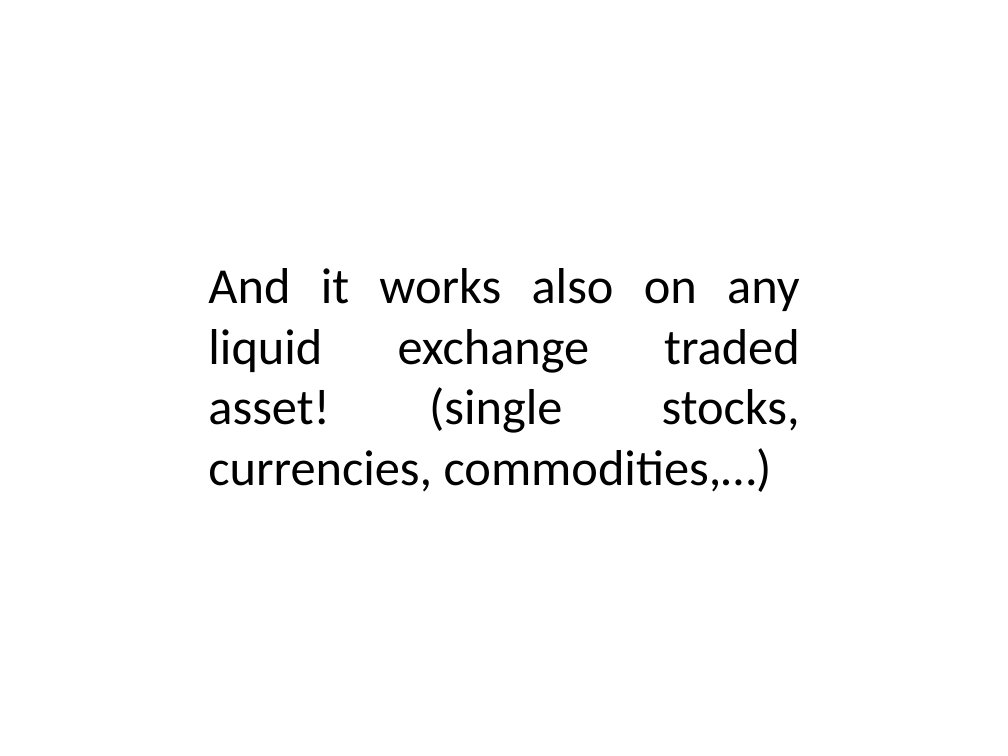
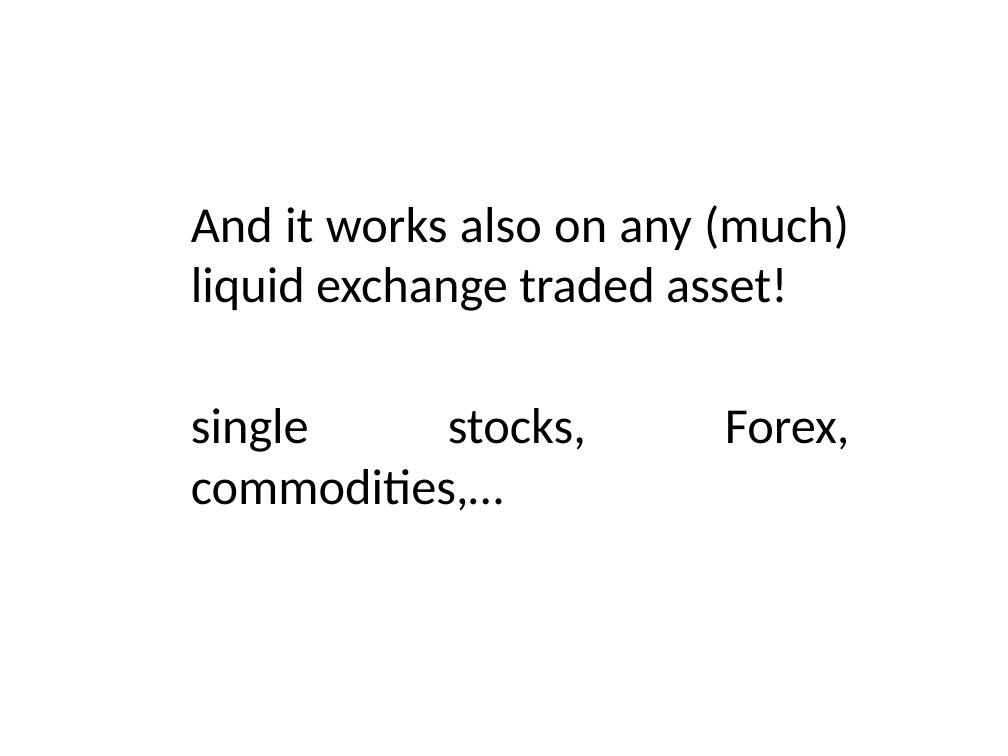
Before and after one commit to marcolunardi/metis, a slide deck: slide 6 of kojak_work/Metis Kojak.pptx (slide 5 before the commit). Drawn at 1008x756 pixels with LibreOffice and Linux fonts; fonts in the diff are those of the drawing. Boxes give left, top, right and bottom in pixels: in the first picture for what was removed or moved away, otherwise in the second. Text is boxed around its words. In the diff, an @@ line names an element or a change of style, - is before the commit and + after.

```diff
--- a/kojak_work/Metis Kojak.pptx
+++ b/kojak_work/Metis Kojak.pptx
@@ text at <box>191,205,850,452</box>: text changed @@
-And it works also on any liquid exchange traded asset! (single stocks, currencies, commodities,…)
+And it works also on any (much) liquid exchange traded asset!
+single stocks, Forex, commodities,…
```
Also in this commit, not shown: 4 other slides changed, 1 slide added.
